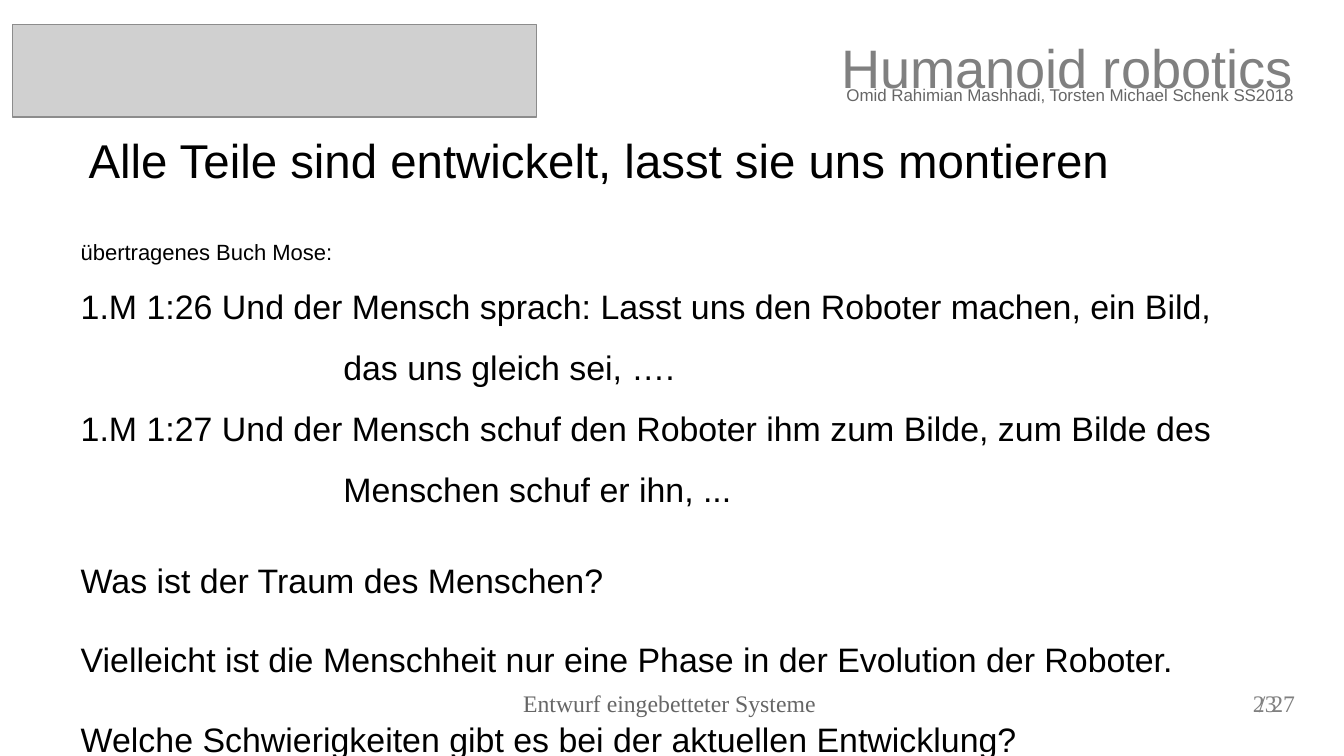
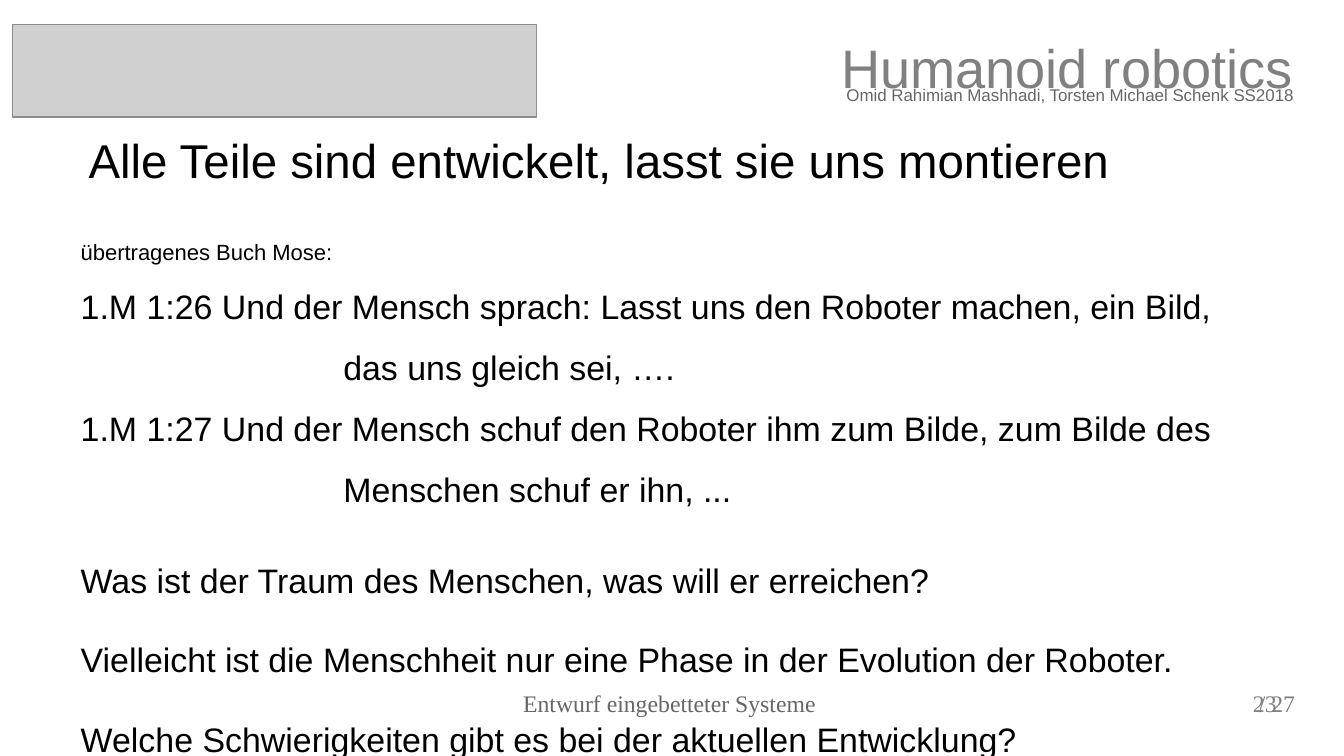
Before and after one commit to torstenschenk/beuth-avatar-ss2018, a slide deck: slide 23 of Presentation/HumanoidRobotic.odp. Drawn at 1344x756 pixels with LibreOffice and Linux fonts; fonts in the diff are those of the drawing; grey boxes stand for pictures. Boxes give left, top, right and bottom in pixels: in the first picture for what was removed or moved away, otherwise in the second. Text is boxed around its words. In the diff, an @@ line names an element or a change of style, - is before the commit and + after.

```diff
--- a/Presentation/HumanoidRobotic.odp
+++ b/Presentation/HumanoidRobotic.odp
@@ text at (81, 568, 929, 598): text changed @@
-Was ist der Traum des Menschen?
+Was ist der Traum des Menschen, was will er erreichen?
```
Also in this commit, not shown: 9 other slides changed.
